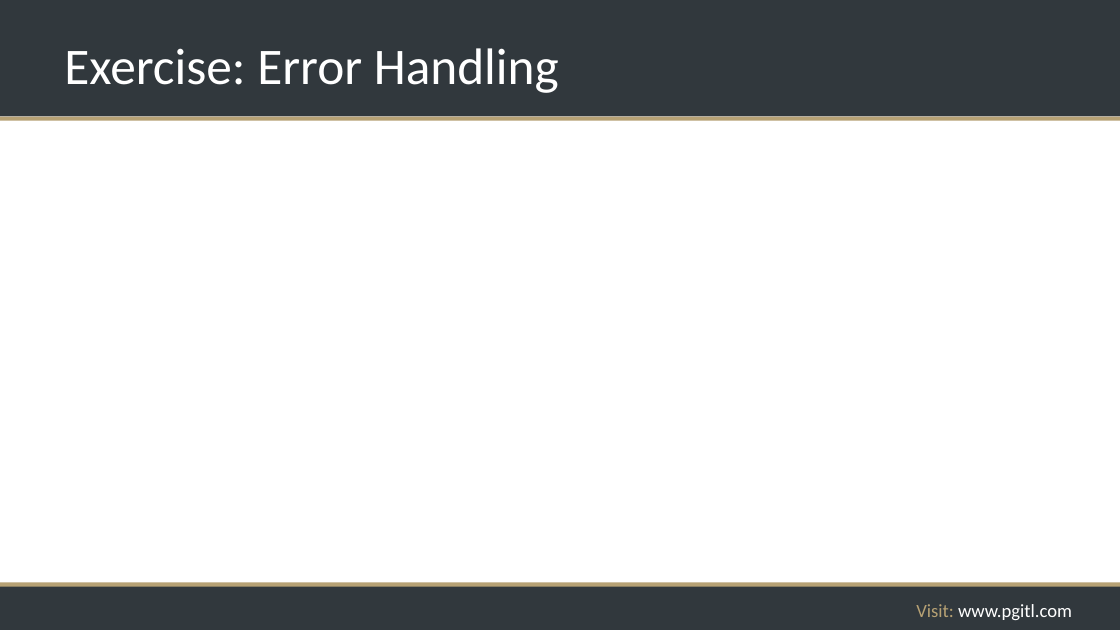
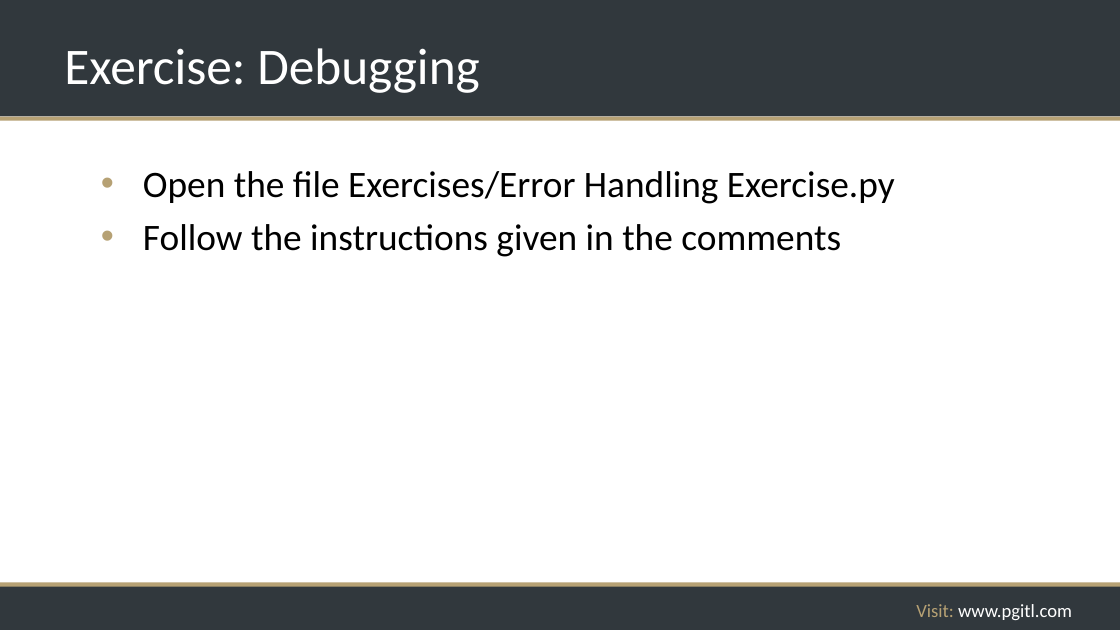
Before and after one commit to rikkouri/project-a, a slide deck: slide 142 of Programming Foundations.pptx. Drawn at 1120x630 pixels with LibreOffice and Linux fonts; fonts in the diff are those of the drawing; background and template pictures are left out. Boxes give left, top, right and bottom in pixels: in the first picture for what was removed or moved away, otherwise in the second. Text is boxed around its words. In the diff, an @@ line names an element or a change of style, - is before the commit and + after.

```diff
--- a/Programming Foundations.pptx
+++ b/Programming Foundations.pptx
@@ title at box(64, 48, 480, 93): text changed @@
-Exercise: Error Handling
+Exercise: Debugging
@@ text added at box(143, 171, 895, 257), 32 pt, text #000000 @@
+• Open the file Exercises/Error Handling Exercise.py
+• Follow the instructions given in the comments
```
Also in this commit, not shown: 2 other slides changed, 3 other files.
